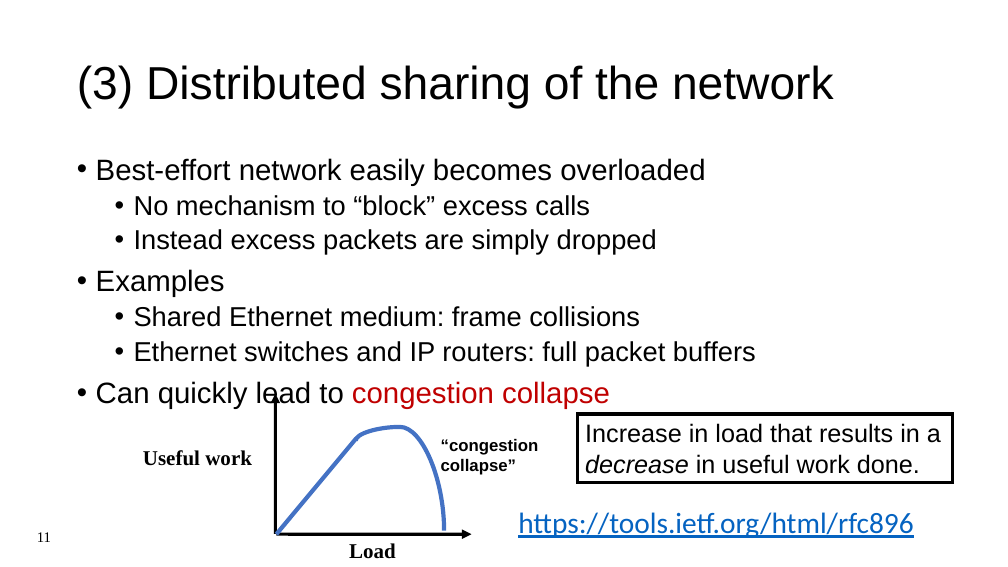
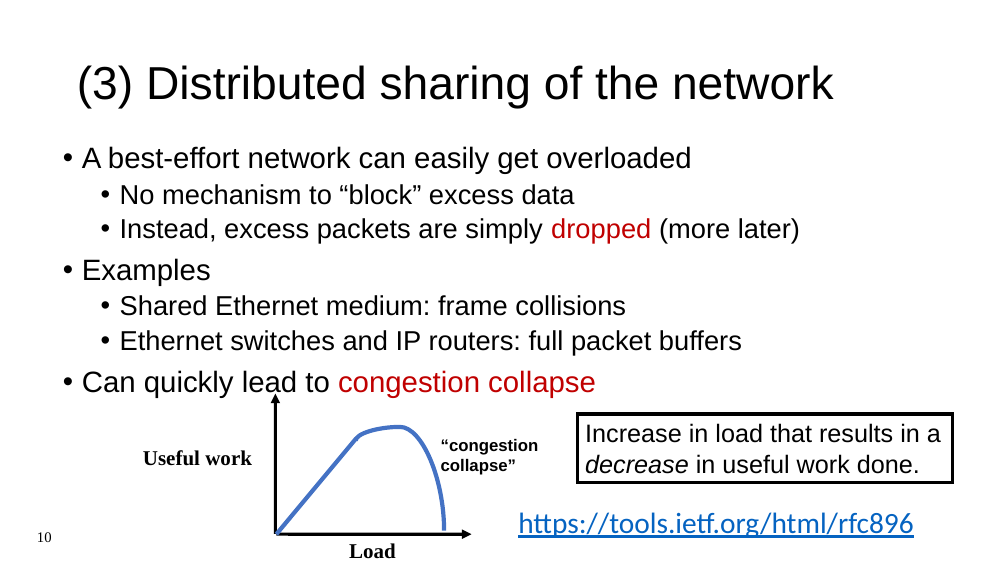
Before and after one commit to ngsrinivas/coursegen, a slide deck: slide 10 of ex/552-F20/staging/552-F20/lectures/06-endpoint.pptx (slide 11 before the commit). Drawn at 1008x567 pixels with LibreOffice and Linux fonts; fonts in the diff are those of the drawing. Boxes give left, top, right and bottom in pixels: in the first picture for what was removed or moved away, otherwise in the second. Text is boxed around its words. In the diff, an @@ line names an element or a change of style, - is before the commit and + after.

```diff
--- a/ex/552-F20/staging/552-F20/lectures/06-endpoint.pptx
+++ b/ex/552-F20/staging/552-F20/lectures/06-endpoint.pptx
@@ text "A best-effort network can easily ...": place and size @@
-text "A best-effort network can easily ..." at [96,158,756,409]
+text "A best-effort network can easily ..." at [82,146,800,398]
@@ text at [82,146,800,243]: text changed @@
-• Best-effort network easily becomes overloaded
-  • No mechanism to “block” excess calls
-  • Instead excess packets are simply dropped
+• A best-effort network can easily get overloaded
+  • No mechanism to “block” excess data
+  • Instead, excess packets are simply dropped (more later)
@@ page number at [37,532,52,542]: text changed @@
-11
+10
```
Also in this commit, not shown: 8 other slides changed, 1 slide removed, 3 other files.
